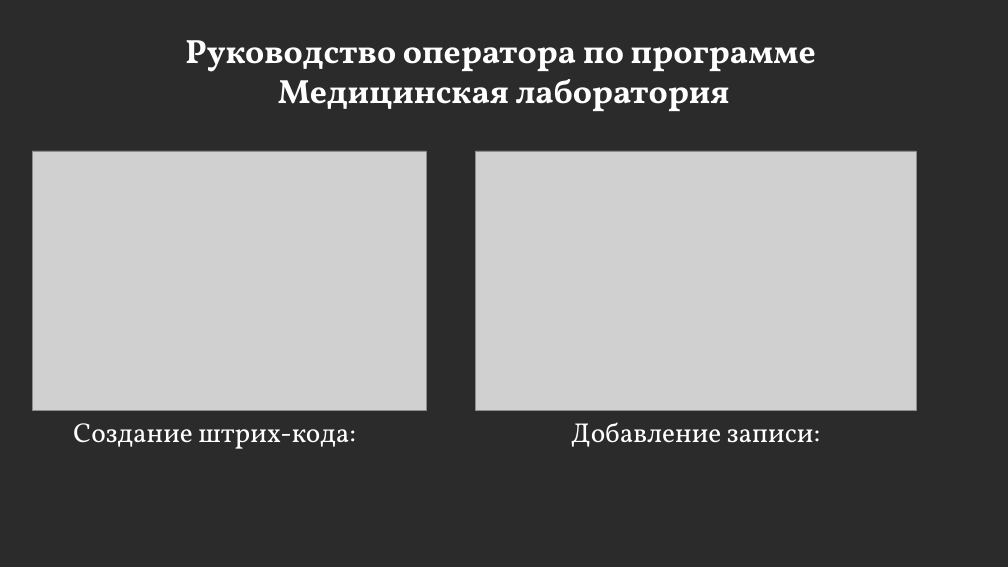
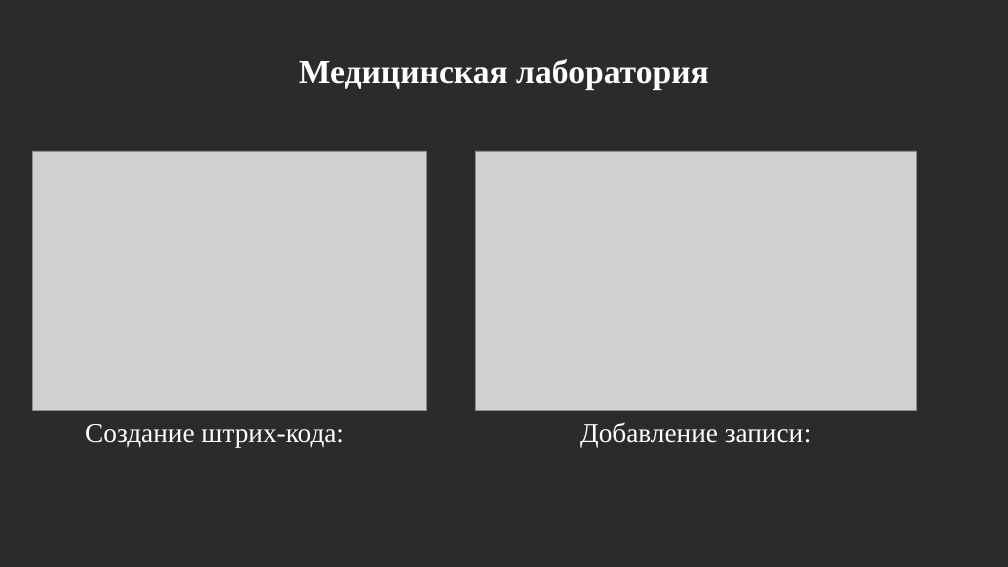
Before and after one commit to MaksimPoliackov/Practice_PM02, a slide deck: slide 7 of Документация/Отчет Поляков М.Е.pptx (slide 8 before the commit). Drawn at 1008x567 pixels with LibreOffice and Linux fonts; fonts in the diff are those of the drawing; grey boxes stand for pictures; background and template pictures are left out; a plain dark background stands for a picture behind light text. Boxes give left, top, right and bottom in pixels: in the first picture for what was removed or moved away, otherwise in the second. Text is boxed around its words. In the diff, an @@ line names an element or a change of style, - is before the commit and + after.

```diff
--- a/Документация/Отчет Поляков М.Е.pptx
+++ b/Документация/Отчет Поляков М.Е.pptx
@@ title at (x1=299, y1=59, x2=709, y2=89): text changed; font Vollkorn to Times New Roman @@
-Руководство оператора по программе
-Медицинская лаборатория
+Медицинская лаборатория
@@ text "Создание штрих-кода:" at (x1=85, y1=424, x2=344, y2=447): font Vollkorn to Times New Roman @@
@@ text "Добавление записи:" at (x1=580, y1=422, x2=811, y2=447): font Vollkorn to Times New Roman @@
```
Also in this commit, not shown: 15 other slides changed, 1 slide removed, 1 other file.
